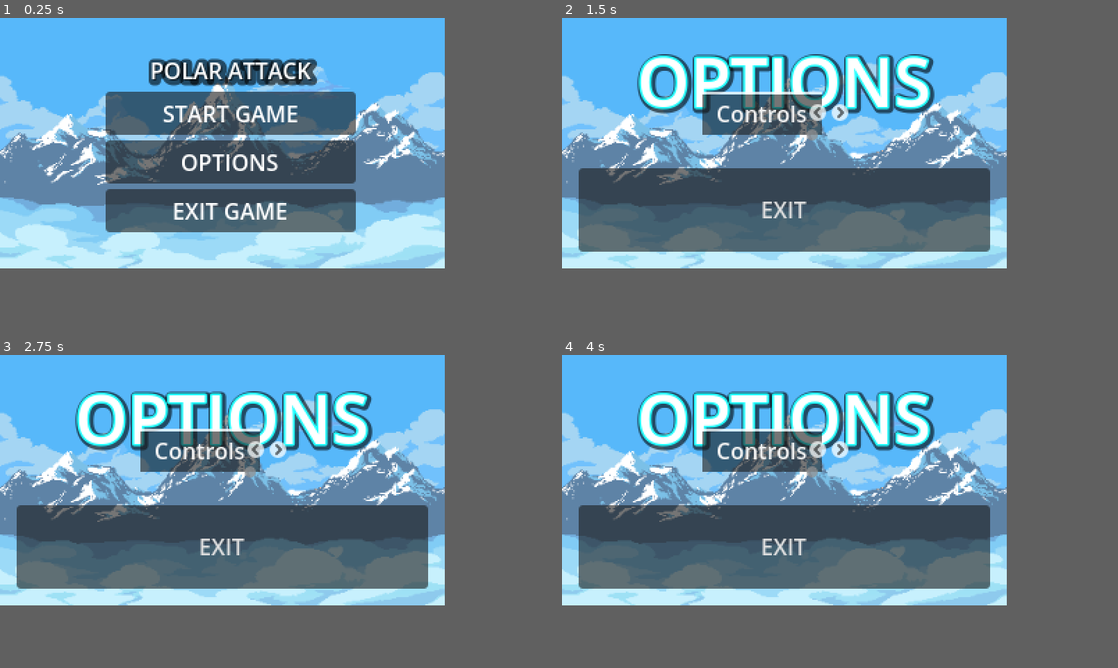
Above: before the commit, frames 1-4 (two rows, left to right).
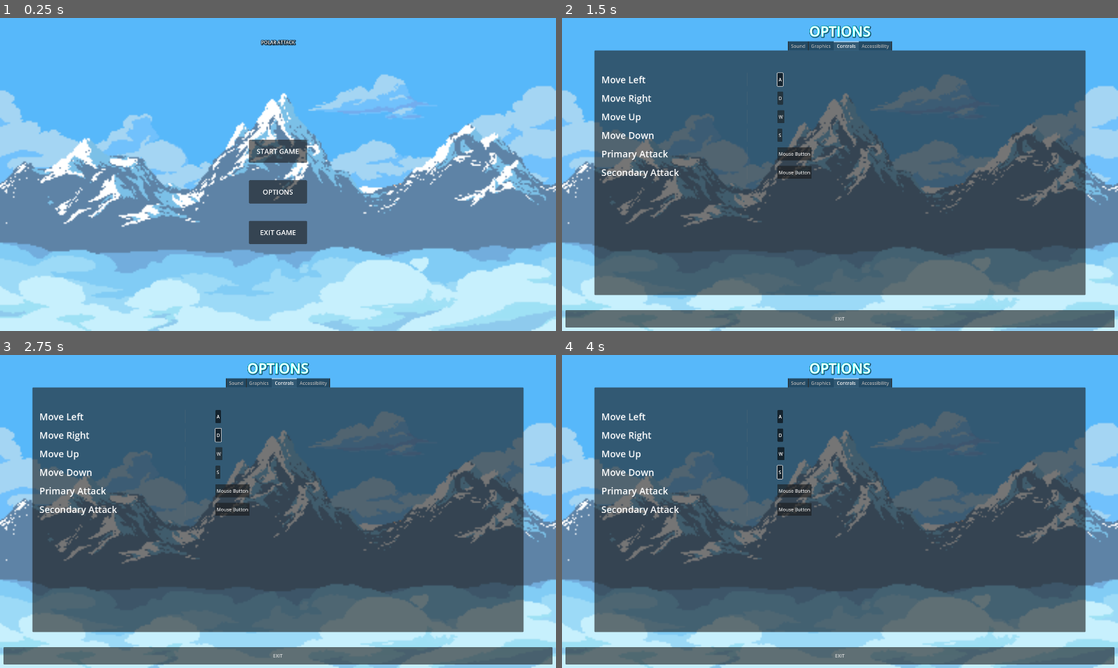
Above: after the commit, the same moments.

Repository: fossaplex/PolarAttack
Game: Godot game, scene res://Scenes/MainMenu/main_menu.tscn
Same seed, same stepped clock (60 frames per second), same inputs: the game is played once before the commit and once after it.
Inputs (mouse positions are in pixels of both pictures, inside the frame that each line leads up to):
- Up to frame 1 (0.25 s): no input
- Up to frame 2 (1.5 s): click "OPTIONS" at 0.5 s; click (734, 68) at 1.25 s, where only the run after the commit has a clickable "A"
- Up to frame 3 (2.75 s): click (172, 417) at 2 s, where only the run after the commit has a clickable "D"
- Up to frame 4 (4 s): click (739, 433) at 2.75 s, where only the run after the commit has a clickable "W"; click (734, 448) at 3.5 s, where only the run after the commit has a clickable "S"
In our replay, the window is 640x360 before the commit and 800x450 after it. These sizes can differ from the game's own. Grey fills any space a smaller window leaves; there, only what the larger window draws over its background counts as a difference.

The runs differ from the first frame. In frame 1, 68% of the frame differs, in the area x 0-100%, y 0-100%; in frame 2, 70%; in frame 3, 70%; in frame 4, 70%.

Commit message:
Rollbacked menu temp, added nearest to texture settings

Diff:
--- a/Scenes/Levels/Level.tscn
+++ b/Scenes/Levels/Level.tscn
@@ -7,9 +7,11 @@
 position = Vector2(1, 0)
 
 [node name="TileMap" parent="." instance=ExtResource("2_gs7rd")]
+texture_filter = 1
 layer_0/tile_data = PackedInt32Array(-327690, 458752, 3, -262154, 458752, 4, -196618, 458752, 5, -131082, 458752, 3, -6 …(24343 unchanged characters)…
 
 [node name="Player" parent="." instance=ExtResource("1_siijq")]
 position = Vector2(137, 91)
 
 [node name="Camera2D" type="Camera2D" parent="Player"]
+zoom = Vector2(4, 4)
--- a/Scenes/MainMenu/main_menu.gd
+++ b/Scenes/MainMenu/main_menu.gd
@@ -1,11 +1,11 @@
 class_name MainMenu
 extends Control
 
-@onready var start_game_button = $VBoxContainer/StartGameButton as Button
-@onready var exit_game_button = $VBoxContainer/ExitGameButton as Button
-@onready var options_game_button = $VBoxContainer/OptionsGameButton as Button
+@onready var start_game_button = $MarginContainer/HBoxContainer/VBoxContainer/StartGameButton as Button
+@onready var exit_game_button = $MarginContainer/HBoxContainer/VBoxContainer/ExitGameButton as Button
+@onready var options_game_button = $MarginContainer/HBoxContainer/VBoxContainer/OptionsGameButton as Button
 @onready var options_menu = $OptionsMenu as OptionsMenu
-@onready var margin_container = $VBoxContainer as VBoxContainer
+@onready var margin_container = $MarginContainer as MarginContainer
 
 @onready var start_level = preload("res://Scenes/Levels/Level.tscn") as PackedScene
 
--- a/Scenes/MainMenu/main_menu.tscn
+++ b/Scenes/MainMenu/main_menu.tscn
@@ -24,37 +24,70 @@
 texture = ExtResource("1_6dmpi")
 expand_mode = 2
 
-[node name="VBoxContainer" type="VBoxContainer" parent="."]
+[node name="MarginContainer" type="MarginContainer" parent="."]
+layout_mode = 1
+anchors_preset = 15
+anchor_right = 1.0
+anchor_bottom = 1.0
+grow_horizontal = 2
+grow_vertical = 2
+theme_override_constants/margin_left = 12
+theme_override_constants/margin_top = 12
+theme_override_constants/margin_right = 12
+theme_override_constants/margin_bottom = 12
+
+[node name="VBoxContainer" type="VBoxContainer" parent="MarginContainer"]
 layout_mode = 2
-offset_left = 76.0
-offset_right = 256.105
-offset_bottom = 180.0
-alignment = 1
+theme_override_constants/separation = 60
 
-[node name="TitleLabel" type="Label" parent="VBoxContainer"]
+[node name="Seperator" type="Control" parent="MarginContainer/VBoxContainer"]
+layout_mode = 2
+
+[node name="TitleLabel" type="Label" parent="MarginContainer/VBoxContainer"]
 layout_mode = 2
 text = "POLAR ATTACK"
 label_settings = ExtResource("3_rcpk3")
 horizontal_alignment = 1
 vertical_alignment = 1
 
-[node name="StartGameButton" type="Button" parent="VBoxContainer"]
+[node name="HBoxContainer" type="HBoxContainer" parent="MarginContainer"]
+layout_mode = 2
+alignment = 1
+
+[node name="VBoxContainer" type="VBoxContainer" parent="MarginContainer/HBoxContainer"]
+layout_mode = 2
+theme_override_constants/separation = 60
+alignment = 1
+
+[node name="Seperator2" type="Control" parent="MarginContainer/HBoxContainer/VBoxContainer"]
+layout_mode = 2
+
+[node name="Seperator3" type="Control" parent="MarginContainer/HBoxContainer/VBoxContainer"]
+layout_mode = 2
+
+[node name="StartGameButton" type="Button" parent="MarginContainer/HBoxContainer/VBoxContainer"]
+custom_minimum_size = Vector2(200, 80)
 layout_mode = 2
 theme_override_colors/font_color = Color(1, 1, 1, 1)
 theme_override_colors/icon_normal_color = Color(1, 0, 0, 1)
+theme_override_font_sizes/font_size = 24
 text = "START GAME"
 
-[node name="OptionsGameButton" type="Button" parent="VBoxContainer"]
+[node name="OptionsGameButton" type="Button" parent="MarginContainer/HBoxContainer/VBoxContainer"]
+custom_minimum_size = Vector2(200, 80)
 layout_mode = 2
 theme_override_colors/font_color = Color(1, 1, 1, 1)
 theme_override_colors/icon_normal_color = Color(1, 0, 0, 1)
+theme_override_font_sizes/font_size = 24
 text = "OPTIONS
 "
 
-[node name="ExitGameButton" type="Button" parent="VBoxContainer"]
+[node name="ExitGameButton" type="Button" parent="MarginContainer/HBoxContainer/VBoxContainer"]
+custom_minimum_size = Vector2(200, 80)
 layout_mode = 2
 theme_override_colors/font_color = Color(1, 1, 1, 1)
 theme_override_colors/icon_normal_color = Color(1, 0, 0, 1)
+theme_override_font_sizes/font_size = 24
 text = "EXIT GAME"
 
 [node name="OptionsMenu" parent="." instance=ExtResource("4_thmtr")]
--- a/Scenes/Player/Player.tscn
+++ b/Scenes/Player/Player.tscn
@@ -7,6 +7,69 @@
 [sub_resource type="CapsuleShape2D" id="CapsuleShape2D_f2yw6"]
 radius = 5.26293
 height = 11.049
+
+[sub_resource type="Animation" id="Animation_hdlye"]
+length = 0.001
+tracks/0/type = "value"
+tracks/0/imported = false
+tracks/0/enabled = true
+tracks/0/path = NodePath("Sprite2D:texture")
+tracks/0/interp = 1
+tracks/0/loop_wrap = true
+tracks/0/keys = {
+"times": PackedFloat32Array(0),
+"transitions": PackedFloat32Array(1),
+"update": 1,
+"values": [ExtResource("2_4qb6i")]
+}
+tracks/1/type = "value"
+tracks/1/imported = false
+tracks/1/enabled = true
+tracks/1/path = NodePath("Sprite2D:vframes")
+tracks/1/interp = 1
+tracks/1/loop_wrap = true
+tracks/1/keys = {
+"times": PackedFloat32Array(0),
+"transitions": PackedFloat32Array(1),
+"update": 1,
+"values": [1]
+}
+tracks/2/type = "value"
+tracks/2/imported = false
+tracks/2/enabled = true
+tracks/2/path = NodePath("Sprite2D:hframes")
+tracks/2/interp = 1
+tracks/2/loop_wrap = true
+tracks/2/keys = {
+"times": PackedFloat32Array(0),
+"transitions": PackedFloat32Array(1),
+"update": 1,
+"values": [2]
+}
+tracks/3/type = "value"
+tracks/3/imported = false
+tracks/3/enabled = true
+tracks/3/path = NodePath("Sprite2D:frame")
+tracks/3/interp = 1
+tracks/3/loop_wrap = true
+tracks/3/keys = {
+"times": PackedFloat32Array(0),
+"transitions": PackedFloat32Array(1),
+"update": 1,
+"values": [0]
+}
+tracks/4/type = "value"
+tracks/4/imported = false
+tracks/4/enabled = true
+tracks/4/path = NodePath("Sprite2D:frame_coords")
+tracks/4/interp = 1
+tracks/4/loop_wrap = true
+tracks/4/keys = {
+"times": PackedFloat32Array(0),
+"transitions": PackedFloat32Array(1),
+"update": 1,
+"values": [Vector2i(0, 0)]
+}
 
 [sub_resource type="Animation" id="Animation_2cppf"]
 resource_name = "idle"
@@ -61,69 +124,6 @@
 "values": [0, 1]
 }
 
-[sub_resource type="Animation" id="Animation_hdlye"]
-length = 0.001
-tracks/0/type = "value"
-tracks/0/imported = false
-tracks/0/enabled = true
-tracks/0/path = NodePath("Sprite2D:texture")
-tracks/0/interp = 1
-tracks/0/loop_wrap = true
-tracks/0/keys = {
-"times": PackedFloat32Array(0),
-"transitions": PackedFloat32Array(1),
-"update": 1,
-"values": [ExtResource("2_4qb6i")]
-}
-tracks/1/type = "value"
-tracks/1/imported = false
-tracks/1/enabled = true
-tracks/1/path = NodePath("Sprite2D:vframes")
-tracks/1/interp = 1
-tracks/1/loop_wrap = true
-tracks/1/keys = {
-"times": PackedFloat32Array(0),
-"transitions": PackedFloat32Array(1),
-"update": 1,
-"values": [1]
-}
-tracks/2/type = "value"
-tracks/2/imported = false
-tracks/2/enabled = true
-tracks/2/path = NodePath("Sprite2D:hframes")
-tracks/2/interp = 1
-tracks/2/loop_wrap = true
-tracks/2/keys = {
-"times": PackedFloat32Array(0),
-"transitions": PackedFloat32Array(1),
-"update": 1,
-"values": [2]
-}
-tracks/3/type = "value"
-tracks/3/imported = false
-tracks/3/enabled = true
-tracks/3/path = NodePath("Sprite2D:frame")
-tracks/3/interp = 1
-tracks/3/loop_wrap = true
-tracks/3/keys = {
-"times": PackedFloat32Array(0),
-"transitions": PackedFloat32Array(1),
-"update": 1,
-"values": [0]
-}
-tracks/4/type = "value"
-tracks/4/imported = false
-tracks/4/enabled = true
-tracks/4/path = NodePath("Sprite2D:frame_coords")
-tracks/4/interp = 1
-tracks/4/loop_wrap = true
-tracks/4/keys = {
-"times": PackedFloat32Array(0),
-"transitions": PackedFloat32Array(1),
-"update": 1,
-"values": [Vector2i(0, 0)]
-}
-
 [sub_resource type="Animation" id="Animation_e4kqs"]
 resource_name = "walk"
 length = 0.6
@@ -189,6 +189,7 @@
 SPEED = 200.0
 
 [node name="Sprite2D" type="Sprite2D" parent="."]
+texture_filter = 1
 texture = ExtResource("2_4qb6i")
 hframes = 2
 
--- a/project.godot
+++ b/project.godot
@@ -16,8 +16,8 @@
 
 [display]
 
-window/size/viewport_width=320
-window/size/viewport_height=180
+window/size/viewport_width=1920
+window/size/viewport_height=1080
 window/size/window_width_override=1280
 window/size/window_height_override=720
 window/stretch/mode="viewport"
